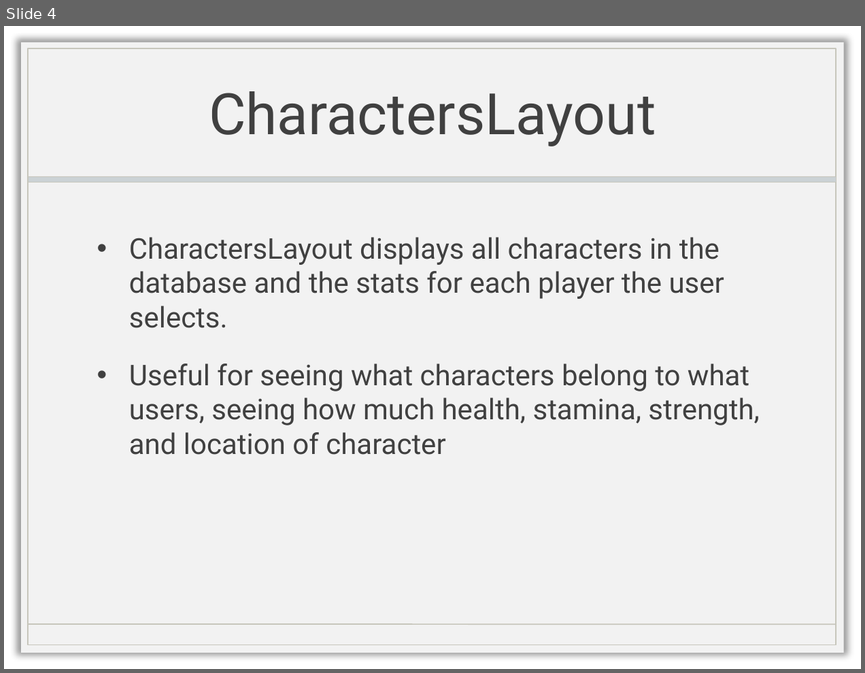
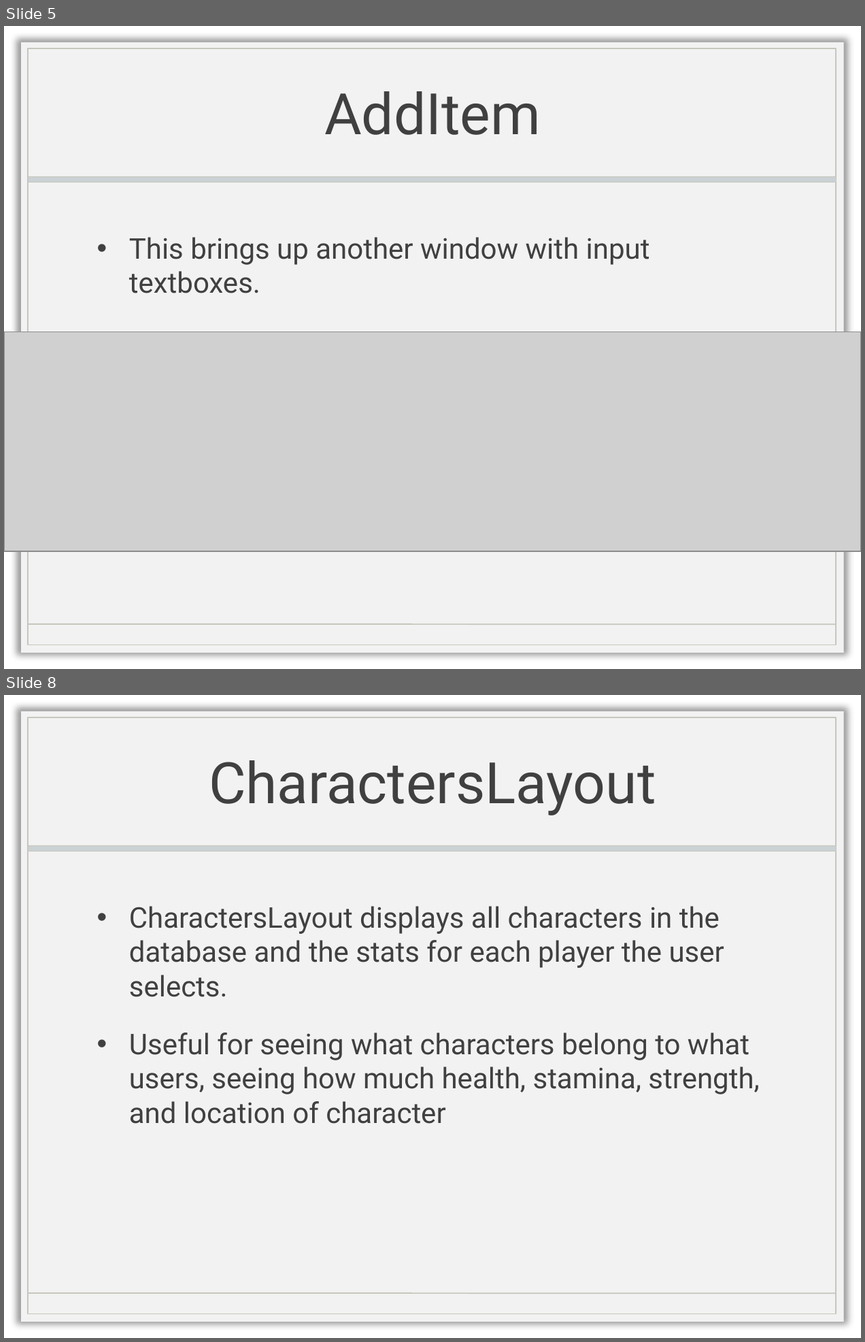
Before and after one commit to IsabellaBoone/Database-Visualizer, a slide deck: Presentation.pptx. Shown one above the other, each under a label of ours: slide 4 before the commit, slides 5 and 8 after it; the slides between them are not shown. The pictures are 865x673 and 865x1342 pixels, drawn with LibreOffice and Linux fonts; fonts in the diff are those of the drawing; grey boxes stand for pictures; background and template pictures are left out. Boxes give left, top, right and bottom in pixels: in the first picture for what was removed or moved away, otherwise in the second. Text is boxed around its words. In the diff, an @@ line names an element or a change of style, - is before the commit and + after.

```diff
--- a/Presentation.pptx
+++ b/Presentation.pptx
@@ slide 5 added at <box>4,26,861,669</box>, background picture (left out); not listed: 4 template elements that a slide beside it also shows @@
@@ title added at <box>324,91,541,135</box>, 48 pt, text #404040 @@
+AddItem
@@ text added at <box>129,237,650,293</box>, 24 pt, text #404040 @@
+• This brings up another window with input textboxes.
@@ picture added at <box>4,332,861,551</box> @@
@@ what was slide 4 is now slide 8 @@
```
Also in this commit, not shown: 3 other slides added.
